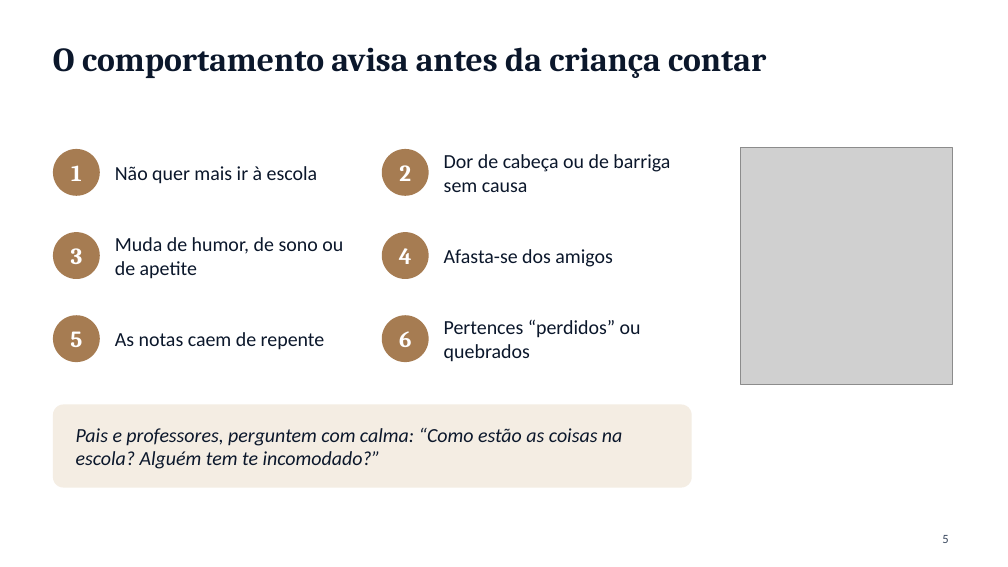
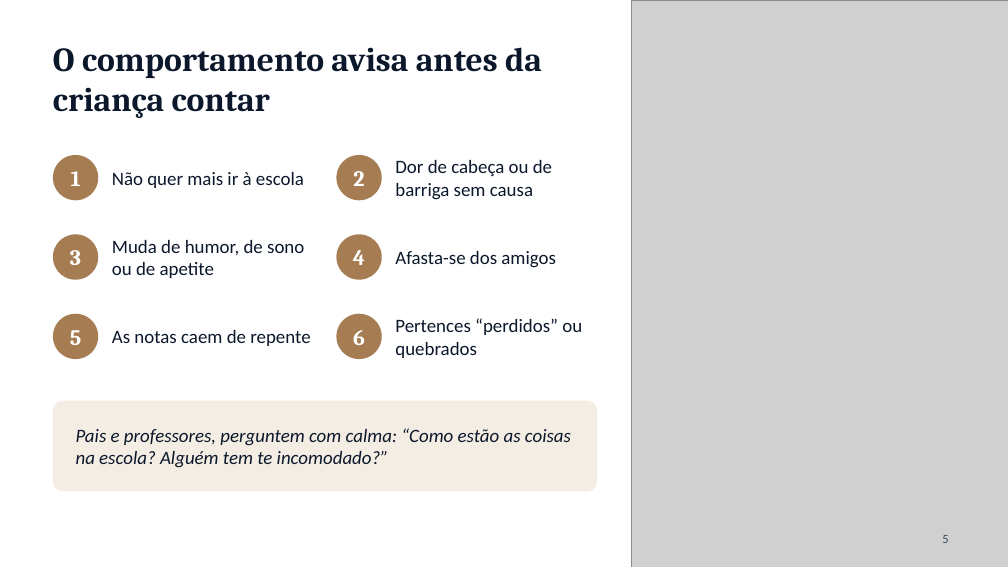
Before and after one commit to ebarroso12/ocorpoexplica, a slide deck: slide 5 of apresentacoes/bullying-saude-mental-escola.pptx. Drawn at 1008x567 pixels with LibreOffice and Linux fonts; fonts in the diff are those of the drawing; grey boxes stand for pictures; background and template pictures are left out. Boxes give left, top, right and bottom in pixels: in the first picture for what was removed or moved away, otherwise in the second. Text is boxed around its words. In the diff, an @@ line names an element or a change of style, - is before the commit and + after.

```diff
--- a/apresentacoes/bullying-saude-mental-escola.pptx
+++ b/apresentacoes/bullying-saude-mental-escola.pptx
@@ picture added at (631, 0, 1008, 567) @@
@@ title "O comportamento avisa antes da ..." rewrapped from (53, 47, 766, 78) to (53, 47, 542, 118) @@
@@ size 19 to 18 pt in 7 elements at (76, 428, 571, 468), (112, 240, 304, 278), (112, 330, 310, 346), (112, 172, 304, 188), (395, 251, 556, 268), (395, 318, 582, 358), (395, 160, 552, 200) @@
@@ text "Dor de cabeça ou de ...": place and size @@
-text "Dor de cabeça ou de ..." at (444, 154, 670, 192)
+text "Dor de cabeça ou de ..." at (395, 160, 552, 200)
@@ picture removed at (741, 147, 953, 385) @@
@@ ellipse: place and size @@
-ellipse at (53, 149, 100, 196)
+ellipse at (53, 155, 98, 200)
@@ size 22 to 21 pt in 6 elements at (70, 250, 81, 265), (70, 330, 81, 345), (71, 171, 81, 186), (353, 250, 365, 265), (353, 330, 365, 345), (353, 171, 364, 186) @@
@@ text "2": place and size @@
-text "2" at (399, 165, 411, 181)
+text "2" at (353, 171, 364, 186)
@@ ellipse: place and size @@
-ellipse at (382, 149, 429, 196)
+ellipse at (337, 155, 382, 200)
@@ text "Afasta-se dos amigos": place and size @@
-text "Afasta-se dos amigos" at (444, 249, 612, 267)
+text "Afasta-se dos amigos" at (395, 251, 556, 268)
@@ 2 texts, 2 ellipses: place and size @@
-2 texts, 2 ellipses at (382, 232, 429, 362)
+2 texts, 2 ellipses at (337, 234, 382, 359)
@@ text "Pertences “perdidos” ou quebrados": place and size @@
-text "Pertences “perdidos” ou quebrados" at (444, 319, 641, 362)
+text "Pertences “perdidos” ou quebrados" at (395, 318, 582, 358)
@@ rounded rectangle: place and size @@
-rounded rectangle at (53, 405, 692, 488)
+rounded rectangle at (53, 401, 597, 492)
@@ rounded rectangle at (53, 401, 597, 492): proportions changed @@
```
Also in this commit, not shown: 12 other slides changed, 3 other files.
